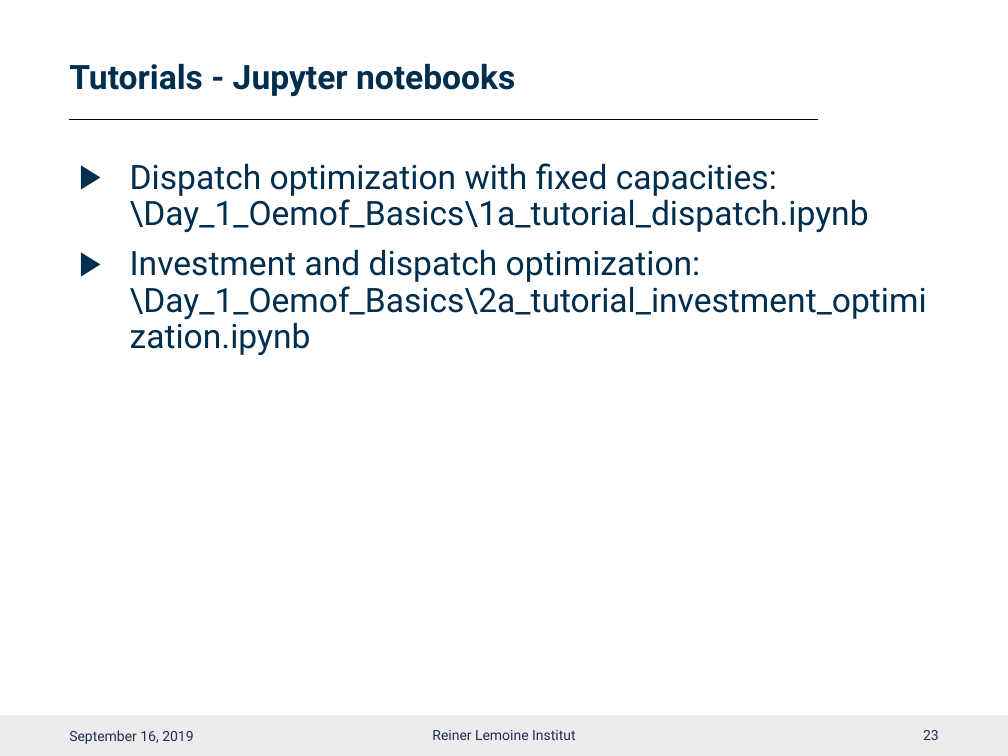
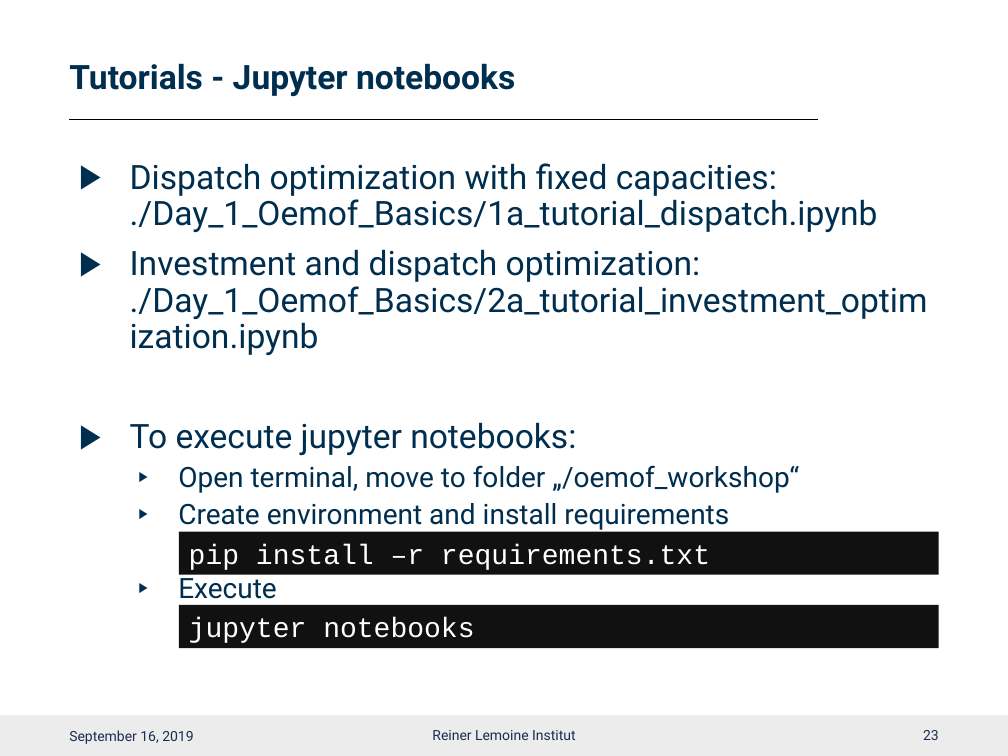
Before and after one commit to smartie2076/oemof_workshop, a slide deck: slide 24 of Oemof_Workshop_03_Basics.pptx. Drawn at 1008x756 pixels with LibreOffice and Linux fonts; fonts in the diff are those of the drawing; background and template pictures are left out. Boxes give left, top, right and bottom in pixels: in the first picture for what was removed or moved away, otherwise in the second. Text is boxed around its words. In the diff, an @@ line names an element or a change of style, - is before the commit and + after.

Commit message:
All presentations, updates from 15.9

```diff
--- a/Oemof_Workshop_03_Basics.pptx
+++ b/Oemof_Workshop_03_Basics.pptx
@@ text at box(130, 163, 928, 606): text changed @@
-▶ Dispatch optimization with fixed capacities: \Day_1_Oemof_Basics\1a_tutorial_dispatch.ipynb
-▶ Investment and dispatch optimization: \Day_1_Oemof_Basics\2a_tutorial_investment_optimization.ipynb
+▶ Dispatch optimization with fixed capacities: ./Day_1_Oemof_Basics/1a_tutorial_dispatch.ipynb
+▶ Investment and dispatch optimization: ./Day_1_Oemof_Basics/2a_tutorial_investment_optimization.ipynb
+▶ To execute jupyter notebooks:
+  ▶ Open terminal, move to folder „/oemof_workshop“
+  ▶ Create environment and install requirements
+  ▶ Execute
@@ rectangle added at box(178, 531, 938, 575), fill #111111, 20 pt, text #FFFFFF @@
+pip install –r requirements.txt
@@ rectangle added at box(178, 605, 938, 648), fill #111111, 20 pt, text #FFFFFF @@
+jupyter notebooks
```
Also in this commit, not shown: 17 other slides changed, 1 slide added, 1 slide removed, 4 other files.
